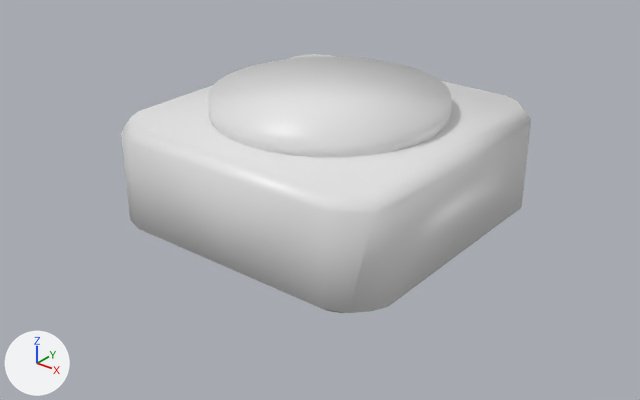
The Blender file button.blend, before and after one commit.
The view is the same before and after, from a 50 mm lens placed at (3.23, -4.13, 1.9), pointed at (0.05, -0.16, -0.56). Every picture has the same lights, and +X, +Y and +Z are marked at lower left. The picture after the commit comes second.
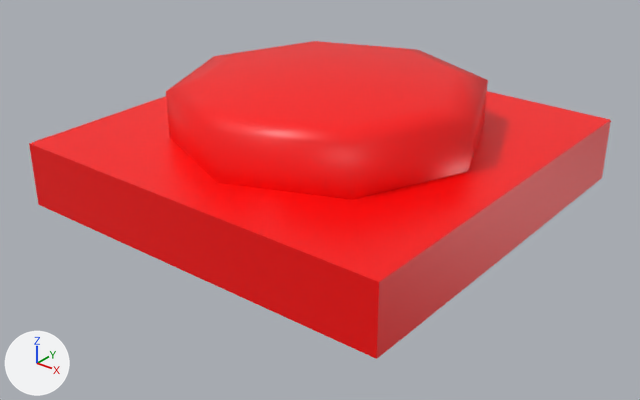
Diff of the bpy script that builds the scene:
```diff
--- a/button.blend.py
+++ b/button.blend.py
@@ mat_material @@
 mat_material = principled_material('Material')
-mat_material.base_color = (0.8, 0.8, 0.8)  # white #e7e7e7
+mat_material.base_color = (1.0, 0.0, 0.0)  # red #ff0000
 mat_material.roughness = 0.4
@@ me_cube @@
 # used by ob_cube; location = (0.0, 0.0, 0.0)
-me_cube.from_pydata(...)  # 152 vertices, 136 faces; spans x -1.0..1.0, y -1.0..1.0, z -0.72..0.11
+me_cube.from_pydata(...)  # 41 vertices, 38 faces; spans x -1.31..1.31, y -1.31..1.31, z -0.57..0.26
+# me_cube part 1: a new loose piece, a box spanning x -1.31..1.31, y -1.31..1.31, z -0.57..-0.15, in mat_material (its picture is missing)
+# me_cube part 2: the loose piece of 66 vertices spanning x -0.75..0.75, y -0.75..0.75, z -0.06..0.11 is rebuilt with 33 vertices and now spans x -1.0..1.0, y -1.0..1.0, z -0.15..0.26
+# me_cube part 3: the loose piece of 86 vertices spanning x -1.0..1.0, y -1.0..1.0, z -0.72..-0.01 is deleted
 me_cube.materials.append(mat_material)
```

Pixel boxes (x1, y1, x2, y2) of what changed, in the pictures (640 x 400 px):
'Cube', recoloured, reshaped (42% wider, 23% taller)
    before: (121, 54, 531, 313)
    after: (29, 41, 611, 359)
part 1 of me_cube, added (red)
    after: (29, 91, 611, 359)
part 2 of me_cube, rebuilt
    before: (208, 57, 452, 157)
    after: (166, 41, 488, 200)
part 3 of me_cube, deleted
    before: (121, 54, 531, 313)
